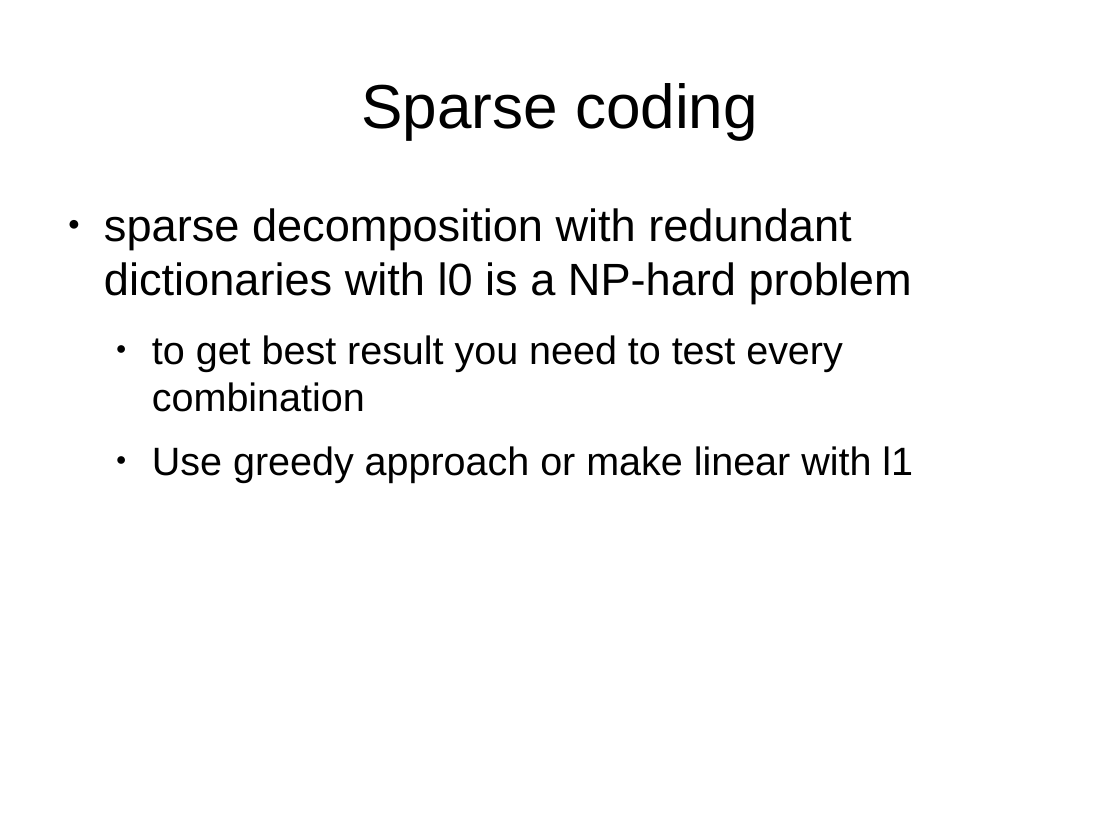
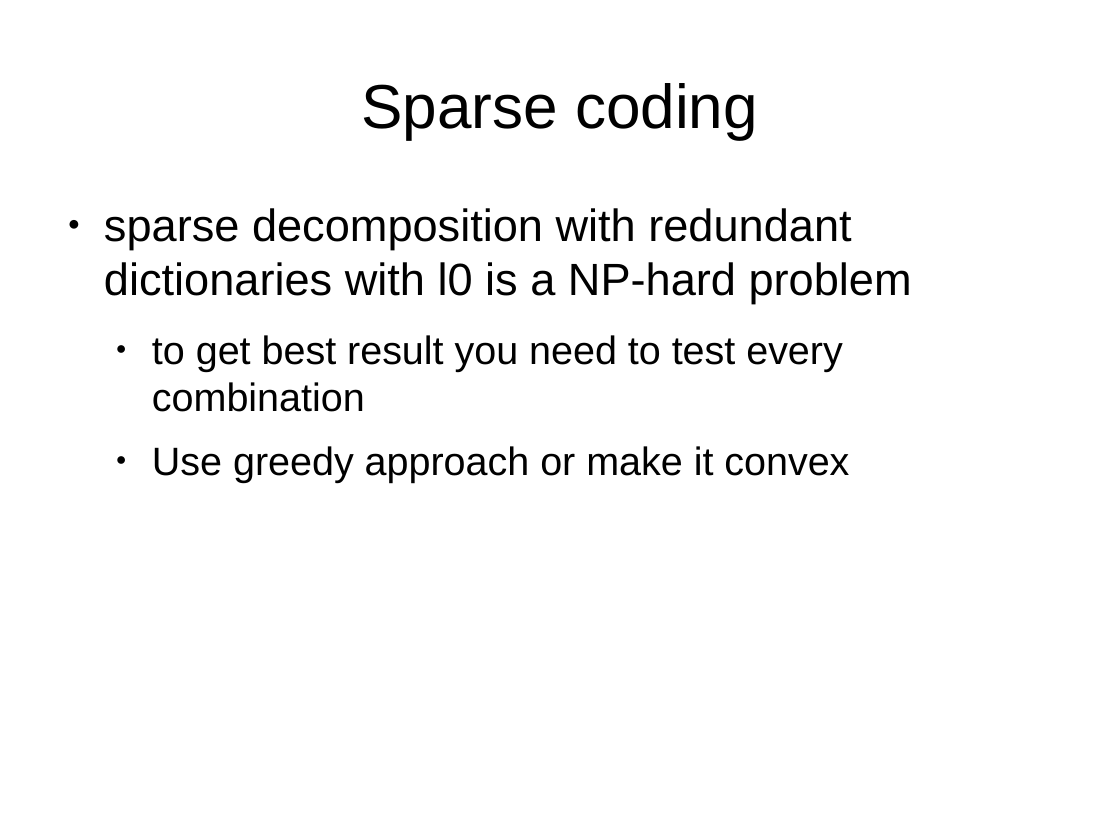
Before and after one commit to Sebu/sprs, a slide deck: slide 8 of progress_report/progress_report.odp. Drawn at 1120x840 pixels with LibreOffice and Linux fonts; fonts in the diff are those of the drawing. Boxes give left, top, right and bottom in pixels: in the first picture for what was removed or moved away, otherwise in the second. Text is boxed around its words. In the diff, an @@ line names an element or a change of style, - is before the commit and + after.

```diff
--- a/progress_report/progress_report.odp
+++ b/progress_report/progress_report.odp
@@ text at [152,446,849,483]: text changed @@
-  ● Use greedy approach or make linear with l1
+  ● Use greedy approach or make it convex
```
Also in this commit, not shown: 5 other slides changed, 1 slide added.
